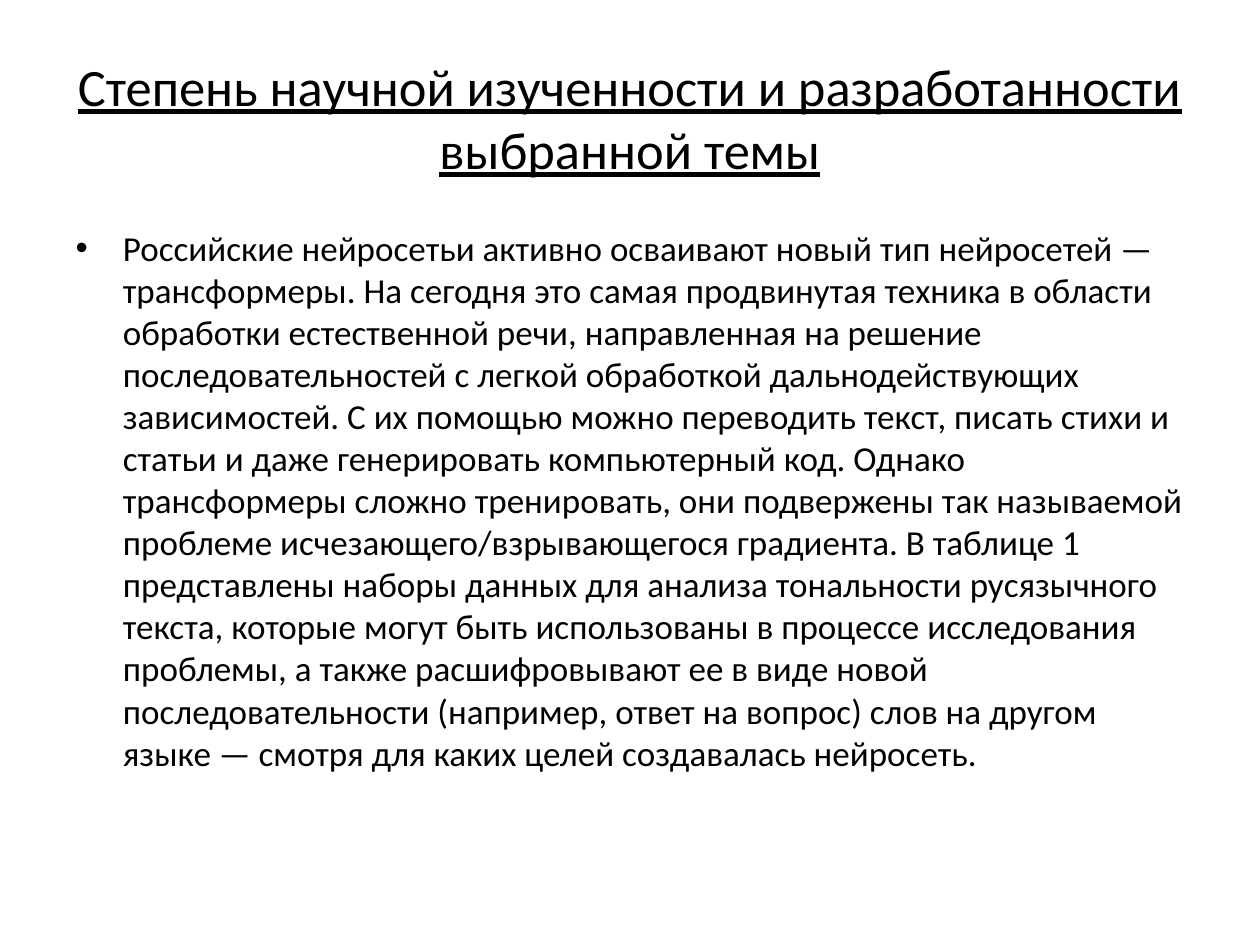
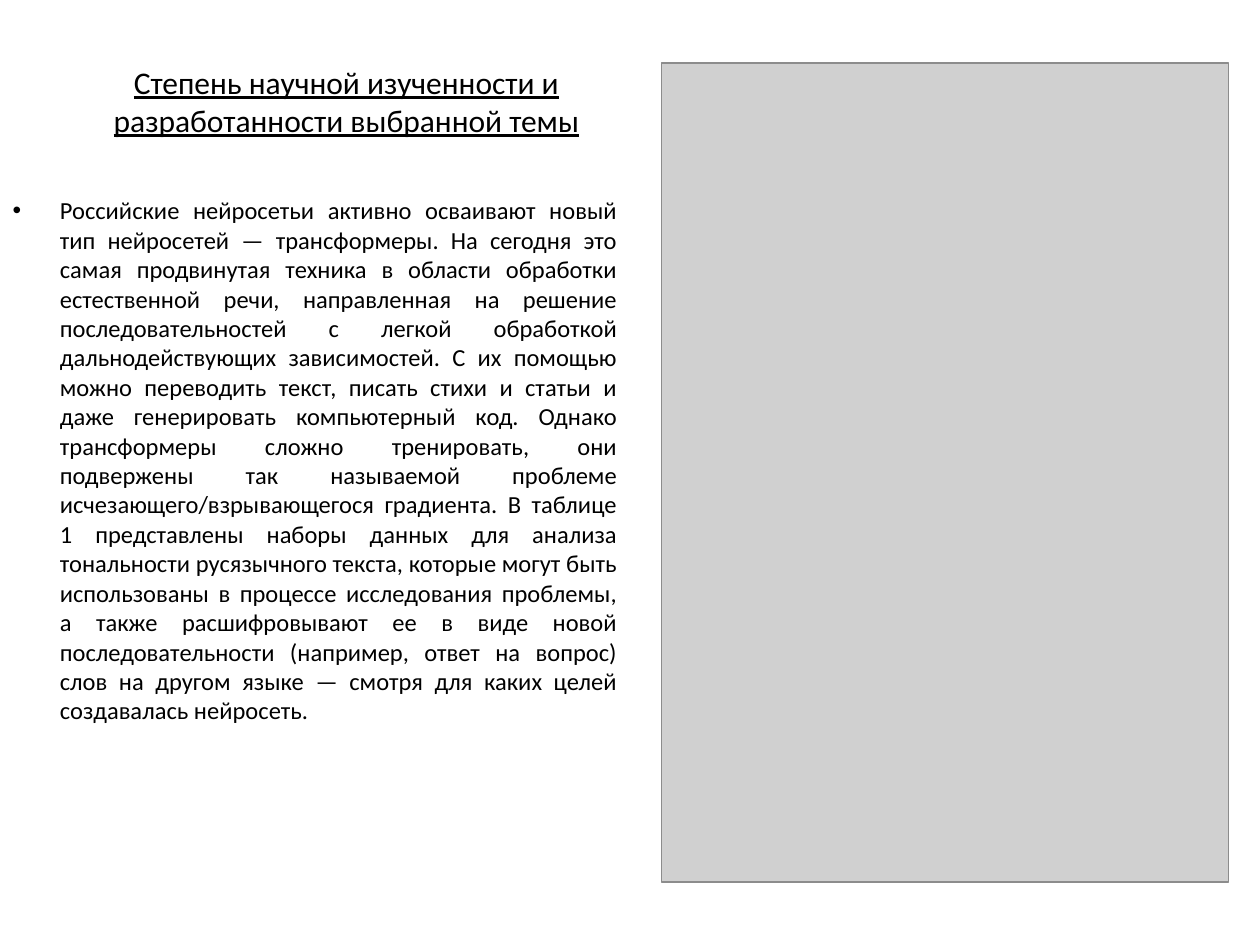
Before and after one commit to compfee/Easyntation, a slide deck: slide 4 of src/Example PPT.pptx. Drawn at 1260x945 pixels with LibreOffice and Linux fonts; fonts in the diff are those of the drawing; grey boxes stand for pictures. Boxes give left, top, right and bottom in pixels: in the first picture for what was removed or moved away, otherwise in the second. Text is boxed around its words. In the diff, an @@ line names an element or a change of style, - is before the commit and + after.

Commit message:
presentation layout corrected

```diff
--- a/src/Example PPT.pptx
+++ b/src/Example PPT.pptx
@@ title "Степень научной изученности и разработанности ..." at (114, 72, 579, 137): size 30 to 18 pt @@
@@ picture added at (662, 63, 1228, 882) @@
@@ text "Российские нейросетьи активно осваивают новый ...": place and size @@
-text "Российские нейросетьи активно осваивают новый ..." at (123, 237, 1182, 772)
+text "Российские нейросетьи активно осваивают новый ..." at (60, 202, 617, 723)
@@ text "Российские нейросетьи активно осваивают новый ..." at (60, 202, 617, 723): size 20 to 14 pt; alignment left to justified; less space between paragraphs @@
```
Also in this commit, not shown: 2 other slides changed, 4 other files.
